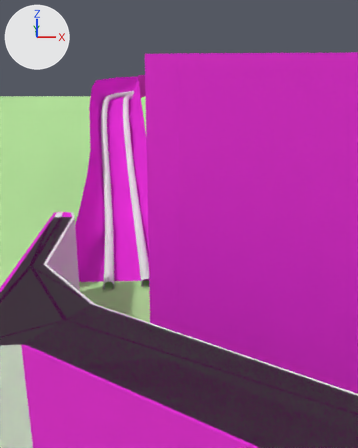
One commit to the Blender file wire_forms_clean.blend: the scene before it, then after it.
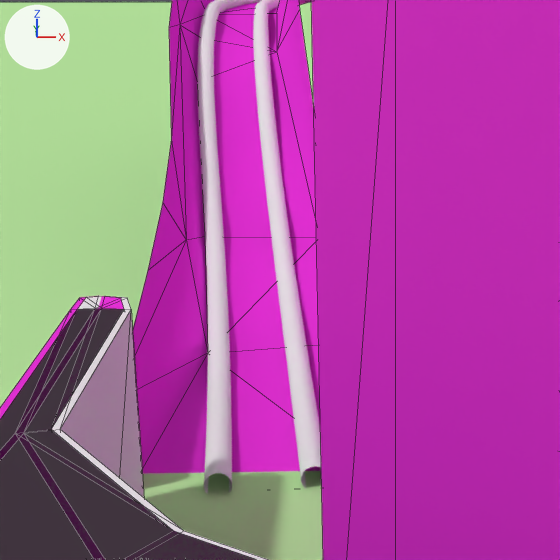
There are two pictures of each version: one from a 50 mm camera at (3.584, -3.638, 0.932) aimed at (3.648, -1.114, 0.089), one close up on the part from 6% to 68% of the width and 21% to 70% of the height. The lights are fixed; the arrows at upper left show +X, +Y and +Z. The close-ups show mesh edges as thin lines.

Objects in the first close-up: 'P__ramp physics alt+c, convert, decimate, apply', 'P_left_inlane', 'Plane', 'ramp visual triangles', 'visual inlane'.
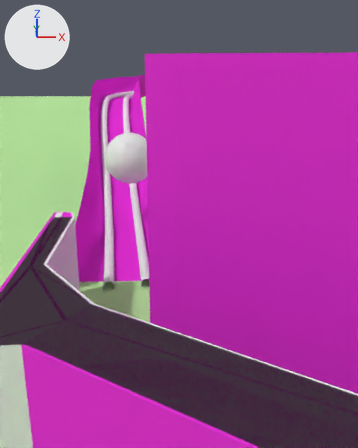
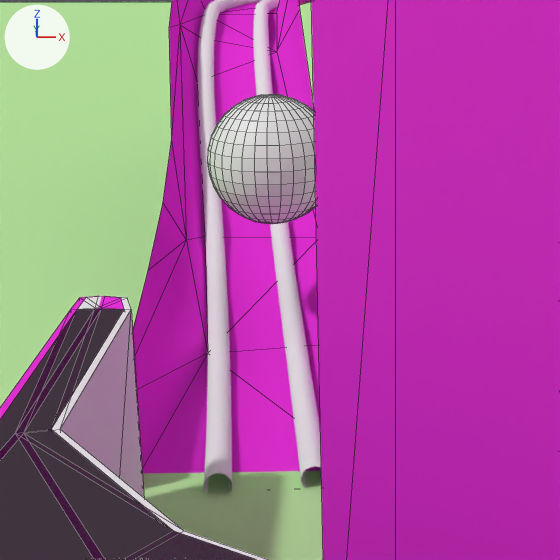
The change, as a list of edits to the scene's bpy script:
```text
Add ob_ball_2:
    ob_ball_2 = bpy.data.objects.new('BALL_2', me_sphere_003.copy())  # the mesh of ob_ball
    ob_ball_2.location = (3.389, -0.996, 0.423)
```

Location of each change, (x1, y1, x2, y2) in pixels of the close-ups (560 x 560 px):
'BALL_2', added: after (207, 94, 316, 224)
